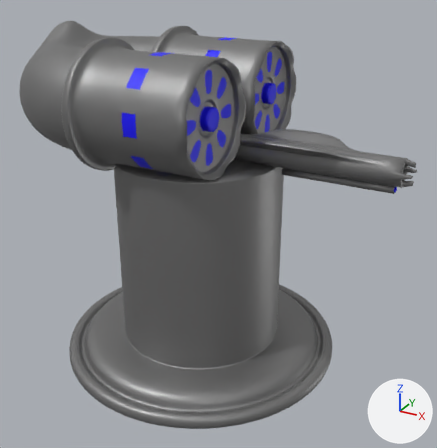
A saved change to the Blender file Raw/Sci-fi/Turret.blend.
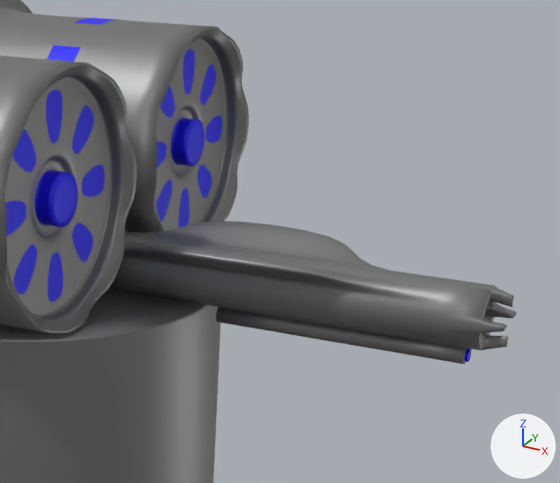
Each version appears first whole from a 50 mm lens placed at (2.01, -3.39, 2.71), pointed at (0.16, -0.02, 1.03), and next in a close-up on the part from 42% to 100% of the width and 7% to 55% of the height. Arrows for +X, +Y and +Z are at lower right; the lights stay in place.

Before the edit, the objects in view are built like this:
```python
me_окружность = bpy.data.meshes.new('Окружность')
me_окружность.from_pydata(...)  # 416 vertices, 386 faces; spans x -1.0..1.0, y -1.0..1.0, z 0.0..1.5
me_окружность.materials.append(mat_steel)  # grey #8f8f8f
me_цилиндр_001 = bpy.data.meshes.new('Цилиндр.001')
me_цилиндр_001.from_pydata(...)  # 1294 vertices, 1268 faces; spans x -1.29..0.38, y -0.82..0.82, z 1.45..2.33
me_цилиндр_001.polygons.foreach_set('use_smooth', [True] * 1268)
# faces by material slot: [1136, 132]
me_цилиндр_001.materials.append(mat_steel)  # grey #8f8f8f
me_цилиндр_001.materials.append(mat_light)  # blue #0d00ff
me_цилиндр_002 = bpy.data.meshes.new('Цилиндр.002')
me_цилиндр_002.from_pydata(...)  # 388 vertices, 328 faces; spans x -0.51..1.42, y -0.22..0.22, z 0.81..1.2
me_цилиндр_002.polygons.foreach_set('use_smooth', [True] * 328)
# faces by material slot: [295, 33]
me_цилиндр_002.materials.append(mat_steel)  # grey #8f8f8f
me_цилиндр_002.materials.append(mat_light)  # blue #0d00ff
ob_turretbase = bpy.data.objects.new('TurretBase', me_окружность)
ob_turretbase.location = (0.0, 0.0, 0.0)
_m = ob_turretbase.modifiers.new('Подразделения', 'SUBSURF')
ob_turretgun = bpy.data.objects.new('TurretGun', me_цилиндр_001)
ob_turretgun.location = (0.0, 0.0, 0.0)
_m = ob_turretgun.modifiers.new('Подразделения', 'SUBSURF')
_m.levels = 2
ob_turretgun_001 = bpy.data.objects.new('TurretGun.001', me_цилиндр_002)
ob_turretgun_001.location = (0.0, 0.0, 0.525)
_m = ob_turretgun_001.modifiers.new('Подразделения', 'SUBSURF')
_m.levels = 2
```
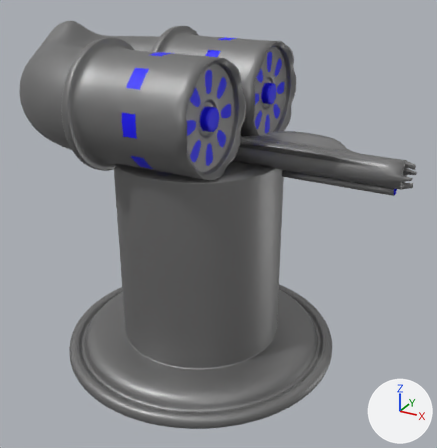
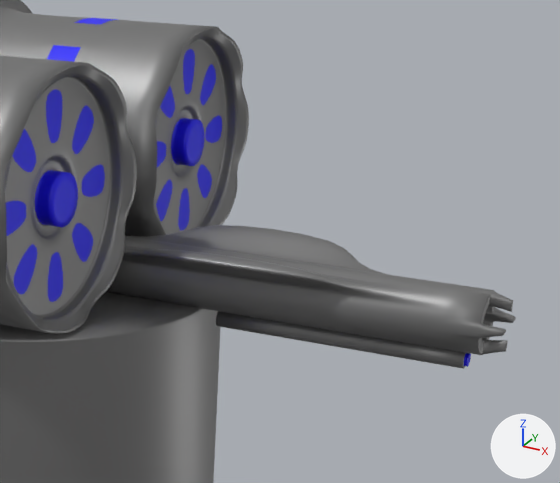
Commit message: Make turret centerd

Boxes (x1, y1, x2, y2) around the edits, measured in the close-ups (560 x 483 px):
'TurretGun.001', moved: before (108, 221, 516, 364); after (106, 225, 516, 369)

Patch to the scene script:
```diff
--- a/Raw/Sci-fi/Turret.blend.py
+++ b/Raw/Sci-fi/Turret.blend.py
@@ me_цилиндр_002 @@
 me_цилиндр_002.from_pydata(...)  # 388 vertices, 328 faces; spans x -0.51..1.42, y -0.22..0.22, z 0.81..1.2
 # used by ob_turretgun_001; location = (0.0, 0.0, 0.525)
+# me_цилиндр_002 part 1: the whole mesh is moved by (0.0, 0.0, 0.51)
 me_цилиндр_002.materials.append(mat_steel)
@@ ob_turretgun_001 @@
 ob_turretgun_001 = bpy.data.objects.new('TurretGun.001', me_цилиндр_002)
-ob_turretgun_001.location = (0.0, 0.0, 0.525)
+ob_turretgun_001.location = (0.0, 0.0, 0.0)
 _m = ob_turretgun_001.modifiers.new('Подразделения', 'SUBSURF')
```
